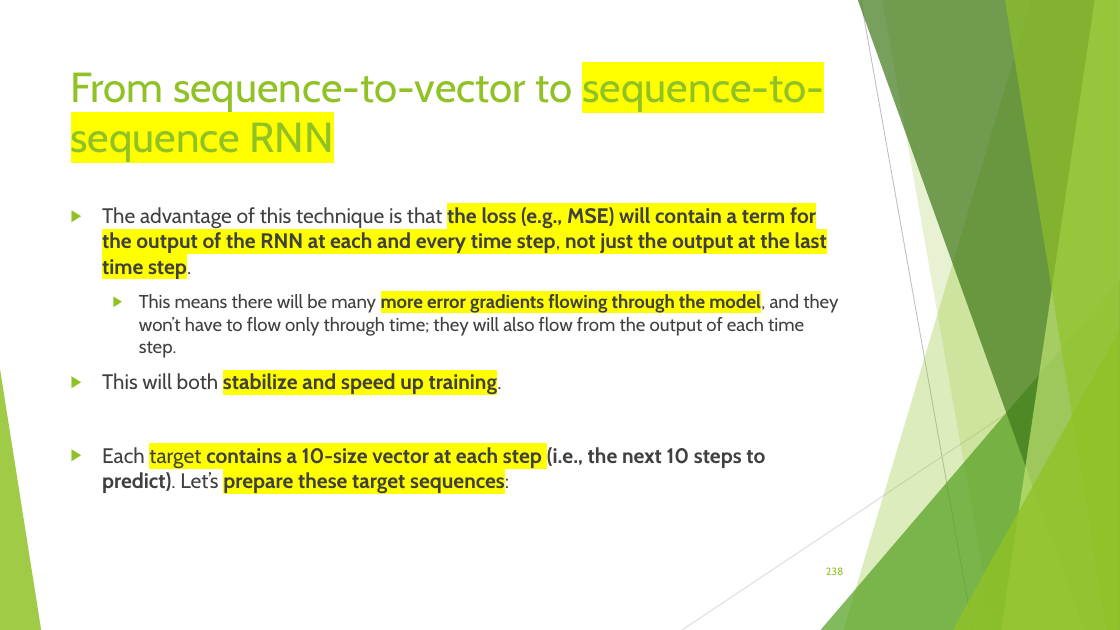
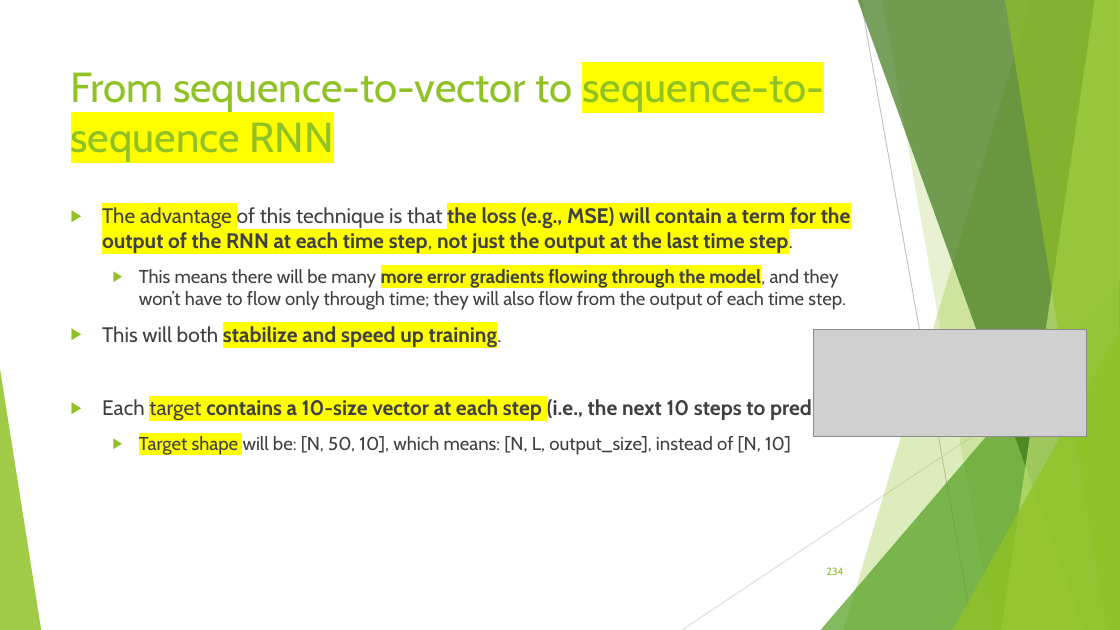
Before and after one commit to FranzGH/timeseries, a slide deck: slide 234 of Slides/04 Recurrent NNs.pptx (slide 238 before the commit). Drawn at 1120x630 pixels with LibreOffice and Linux fonts; fonts in the diff are those of the drawing; grey boxes stand for pictures. Boxes give left, top, right and bottom in pixels: in the first picture for what was removed or moved away, otherwise in the second. Text is boxed around its words. In the diff, an @@ line names an element or a change of style, - is before the commit and + after.

```diff
--- a/Slides/04 Recurrent NNs.pptx
+++ b/Slides/04 Recurrent NNs.pptx
@@ text at (x1=102, y1=207, x2=851, y2=255): text changed @@
-▶ The advantage of this technique is that the loss (e.g., MSE) will contain a term for the output of the RNN at each and every time step, not just the output at the last time step.
+▶ The advantage of this technique is that the loss (e.g., MSE) will contain a term for the output of the RNN at each time step, not just the output at the last time step.
@@ picture added at (x1=813, y1=329, x2=1086, y2=437) @@
@@ text at (x1=102, y1=398, x2=844, y2=455): text changed; bold off @@
-▶ Each target contains a 10-size vector at each step (i.e., the next 10 steps to predict). Let’s prepare these target sequences:
+▶ Each target contains a 10-size vector at each step (i.e., the next 10 steps to predict).
+  ▶ Target shape will be: [N, 50, 10], which means: [N, L, output_size], instead of [N, 10]
@@ page number at (x1=826, y1=567, x2=843, y2=575): text changed @@
-238
+234
```
Also in this commit, not shown: 20 other slides changed, 4 slides removed, 4 other files.
